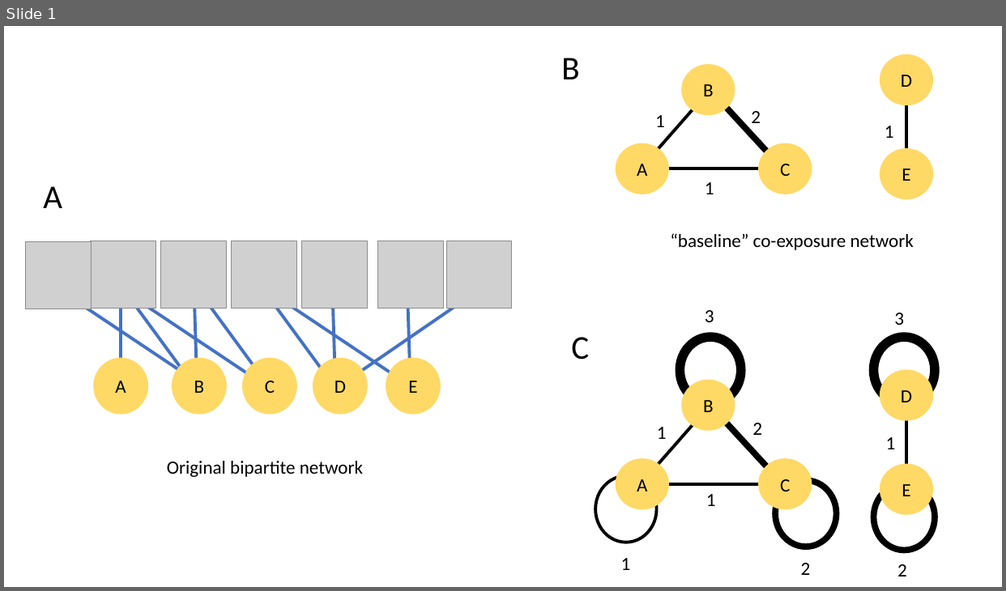
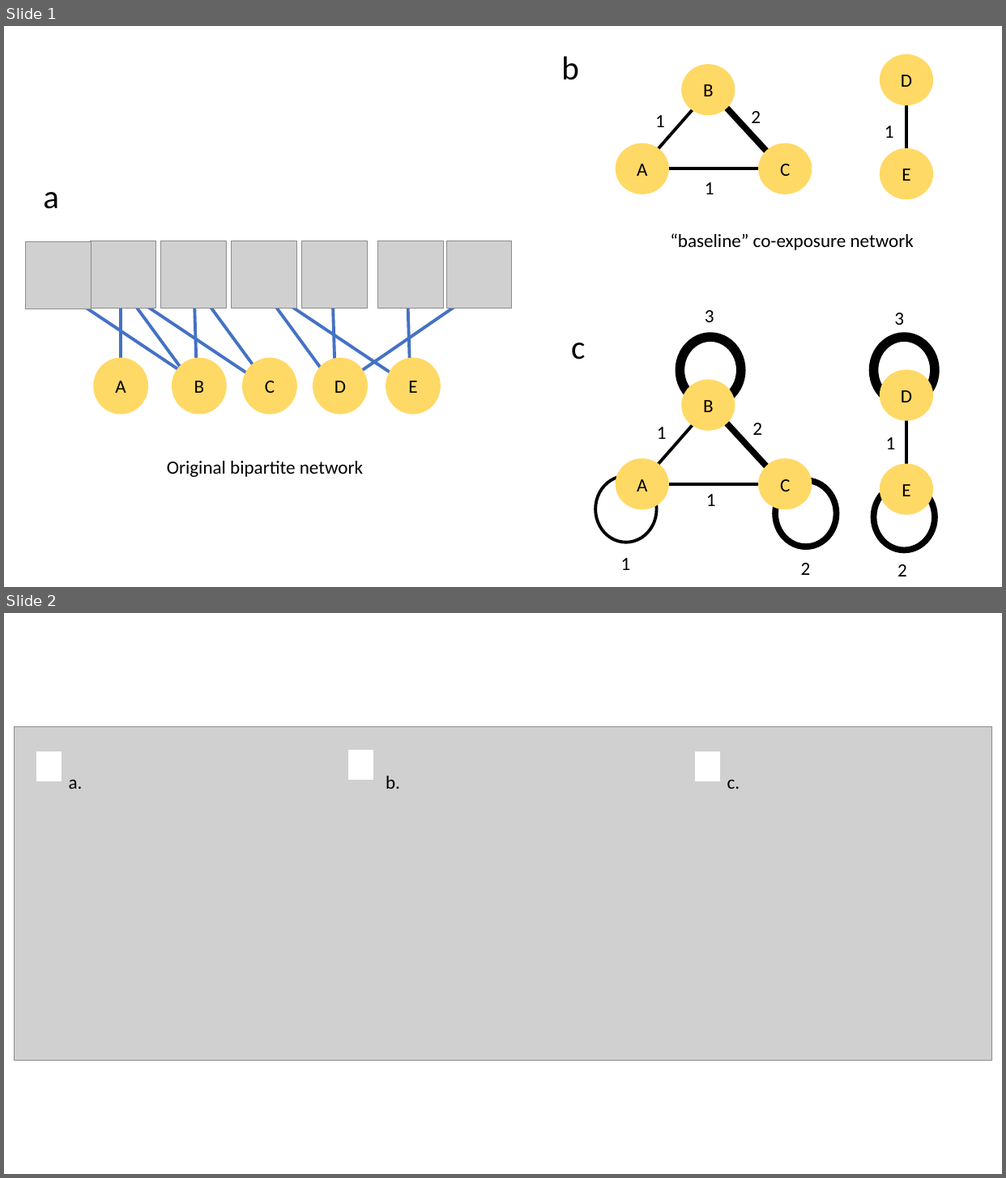
Before and after one commit to wrahool/modeling-audience-networks, a slide deck: plots/plots.pptx. Shown one above the other, each under a label of ours: slide 1 before the commit, slides 1 and 2 after it. The pictures are 1006x591 and 1006x1178 pixels, drawn with LibreOffice and Linux fonts; fonts in the diff are those of the drawing; grey boxes stand for pictures. Boxes give left, top, right and bottom in pixels: in the first picture for what was removed or moved away, otherwise in the second. Text is boxed around its words. In the diff, an @@ line names an element or a change of style, - is before the commit and + after.

```diff
--- a/plots/plots.pptx
+++ b/plots/plots.pptx
@@ slide 2 added at [4,613,1002,1174], background #FFFFFF @@
@@ group added at [15,726,992,1060]: 3 rectangles, 3 texts, 1 picture @@
+a.
+b.
+c.
@@ slide 1 changed as well @@
@@ text at [561,56,579,80]: text changed @@
-B
+b
@@ text at [43,192,59,209]: text changed @@
-A
+a
@@ text at [571,343,585,360]: text changed @@
-C
+c
```
Also in this commit, not shown: 35 other files.
